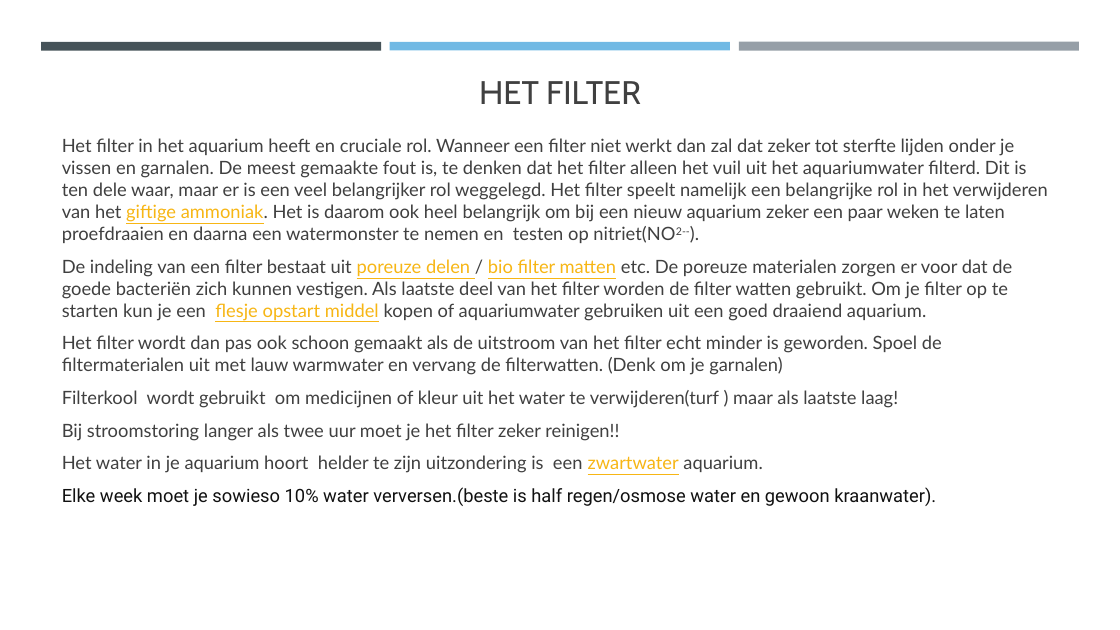
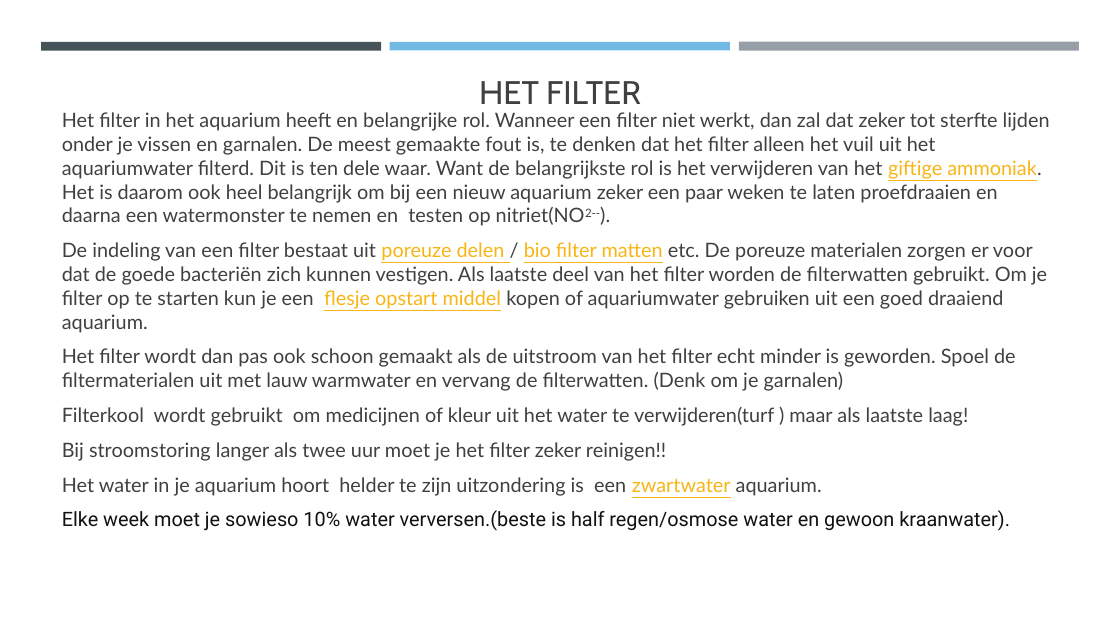
Before and after one commit to Riekusb/arduino, a slide deck: slide 6 of lezingen/basiskennis aquarium houden/Basiskennis aquarium.pptx. Drawn at 1120x630 pixels with LibreOffice and Linux fonts; fonts in the diff are those of the drawing. Boxes give left, top, right and bottom in pixels: in the first picture for what was removed or moved away, otherwise in the second. Text is boxed around its words. In the diff, an @@ line names an element or a change of style, - is before the commit and + after.

```diff
--- a/lezingen/basiskennis aquarium houden/Basiskennis aquarium.pptx
+++ b/lezingen/basiskennis aquarium houden/Basiskennis aquarium.pptx
@@ text at [62, 112, 1050, 333]: text changed; size 15.7 to 17 pt @@
-Het filter in het aquarium heeft en cruciale rol. Wanneer een filter niet werkt dan zal dat zeker tot sterfte lijden onder je vissen en garnalen. De meest gemaakte fout is, te denken dat het filter alleen het vuil uit het aquariumwater filterd. Dit is ten dele waar, maar er is een veel belangrijker rol weggelegd. Het filter speelt namelijk een belangrijke rol in het verwijderen van het giftige ammoniak. Het is daarom ook heel belangrijk om bij een nieuw aquarium zeker een paar weken te laten proefdraaien en daarna een watermonster te nemen en testen op nitriet(NO2--).
-De indeling van een filter bestaat uit poreuze delen / bio filter matten etc. De poreuze materialen zorgen er voor dat de goede bacteriën zich kunnen vestigen. Als laatste deel van het filter worden de filter watten gebruikt. Om je filter op te starten kun je een flesje opstart middel kopen of aquariumwater gebruiken uit een goed draaiend aquarium.
+Het filter in het aquarium heeft en belangrijke rol. Wanneer een filter niet werkt, dan zal dat zeker tot sterfte lijden onder je vissen en garnalen. De meest gemaakte fout is, te denken dat het filter alleen het vuil uit het aquariumwater filterd. Dit is ten dele waar. Want de belangrijkste rol is het verwijderen van het giftige ammoniak. Het is daarom ook heel belangrijk om bij een nieuw aquarium zeker een paar weken te laten proefdraaien en daarna een watermonster te nemen en testen op nitriet(NO2--).
+De indeling van een filter bestaat uit poreuze delen / bio filter matten etc. De poreuze materialen zorgen er voor dat de goede bacteriën zich kunnen vestigen. Als laatste deel van het filter worden de filterwatten gebruikt. Om je filter op te starten kun je een flesje opstart middel kopen of aquariumwater gebruiken uit een goed draaiend aquarium.
@@ text at [62, 348, 1016, 531]: size 15.7 to 17 pt in "Het filter wordt dan pas ook schoon ...", "Filterkool wordt gebruikt om medicijnen of kleur ...", "Bij stroomstoring langer als twee uur moet ...", "Het water in je aquarium hoort helder ..." and 1 more places @@
```
Also in this commit, not shown: 19 other slides changed, 1 other file.
